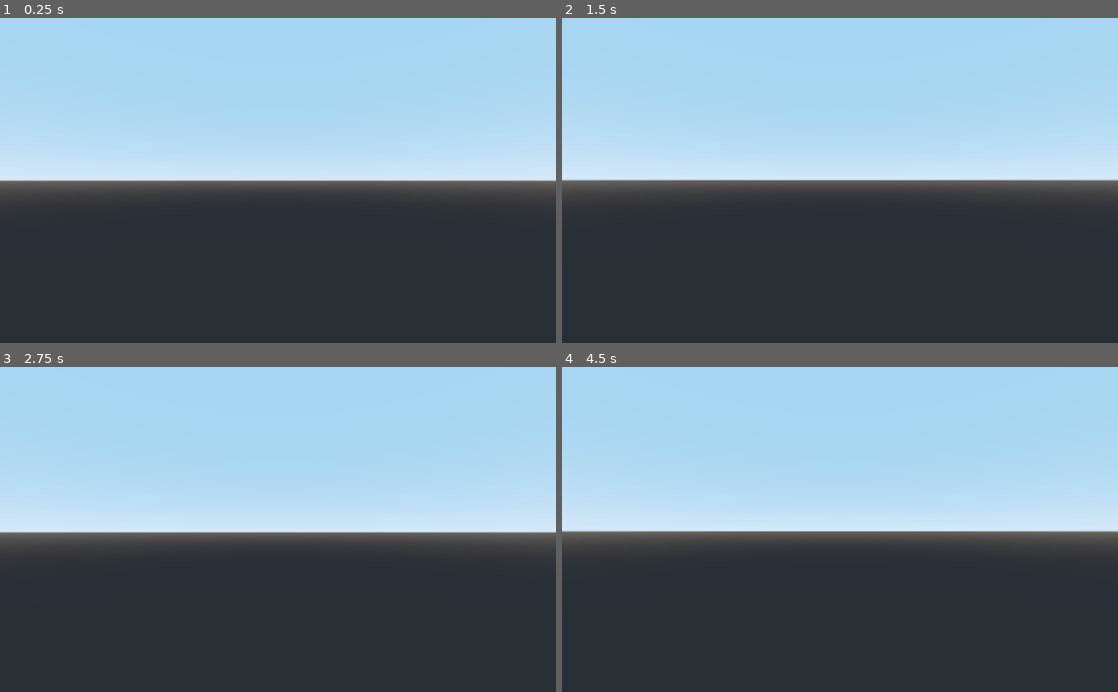
Above: before the commit, frames 1-4 (two rows, left to right).
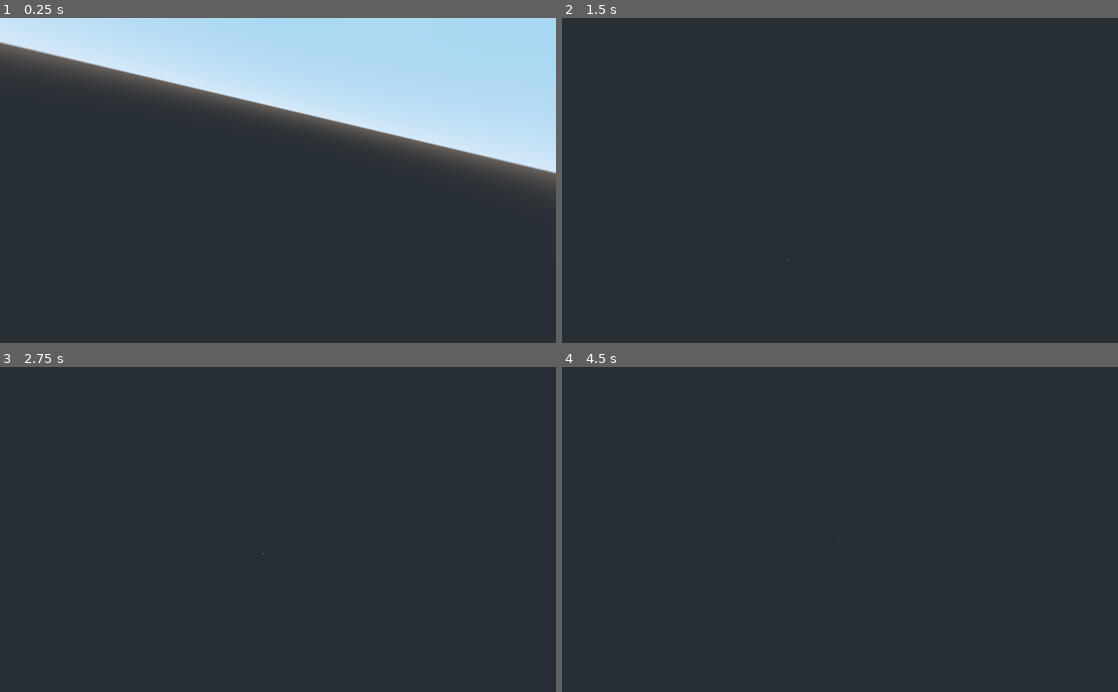
Above: after the commit, the same moments.

Repository: Di4ik3r/HowItEnds
Game: Godot game, scene res://scenes/simulation/Simulation.tscn
Two runs of this game, one before a commit and one after it. Both use one fixed random seed, a clock stepped at 60 frames per second and the inputs below. This scene is started directly instead of the project's main scene.
Inputs (mouse positions are in pixels of both pictures, inside the frame that each line leads up to):
- Up to frame 1 (0.25 s): no input
- Up to frame 2 (1.5 s): move the mouse to (867, 180) at 0.52 s; hold Shift (glide) 0.53-1.28 s; hold W (move_forward) from 0.53 s (still down); tap Space (jump) at 0.77 s; tap Enter at 1.25 s; move the mouse to (812, 180) at 1.27 s; tap Shift (glide) at 1.35 s
- Up to frame 3 (2.75 s): keep holding W (move_forward); tap Space (jump) at 1.52 s; move the mouse to (289, 523) at 2.02 s; hold Shift (glide) from 2.03 s (still down)
- Up to frame 4 (4.5 s): keep holding W (move_forward); tap Space (jump) at 2.75, 3.02, 3.77, 4.25 s; move the mouse to (834, 536) at 2.77 s; release Shift (glide) at 2.78 s; tap Shift (glide) at 2.85, 4.35 s; tap Enter at 3.5 s; move the mouse to (878, 532) at 3.52 s; hold Shift (glide) 3.53-4.28 s; move the mouse to (795, 526) at 4.27 s

The runs differ from the first frame. In frame 1, 33% of the frame differs, in the area x 0-100%, y 0-55%; in frame 2, 54%; in frame 3, 55%, in the area x 0-100%, y 0-58%; in frame 4, 54%.

Commit message:
fixed conflicts

Diff:
--- a/scenes/simulation/Simulation.tscn
+++ b/scenes/simulation/Simulation.tscn
@@ -1,37 +1,55 @@
-[gd_scene load_steps=6 format=2]
+[gd_scene load_steps=5 format=2]
 
 [ext_resource path="res://scenes/map/Map.tscn" type="PackedScene" id=1]
 [ext_resource path="res://scripts/simulation/Simulation.gd" type="Script" id=2]
-[ext_resource path="res://scripts/simulation/fp_camera/FirstPerson.gd" type="Script" id=3]
-
-[sub_resource type="CapsuleMesh" id=1]
-radius = 0.5
-mid_height = 1.5
-
-[sub_resource type="CapsuleShape" id=2]
-height = 1.5
+[ext_resource path="res://scenes/staff/CircleCamera.tscn" type="PackedScene" id=3]
+[ext_resource path="res://scenes/simulation/bot/tests/TestBotUI.tscn" type="PackedScene" id=4]
 
 [node name="Simulation" type="Spatial"]
 script = ExtResource( 2 )
 MapPath = NodePath("Map")
+CircleCameraPath = NodePath("CircleCamera")
+
+[node name="TestBotUI" parent="." instance=ExtResource( 4 )]
+visible = false
 
 [node name="Map" parent="." instance=ExtResource( 1 )]
 
-[node name="FirstPerson" type="KinematicBody" parent="."]
-transform = Transform( -0.00598646, 0, -0.999982, 0, 1, 0, 0.999982, 0, -0.00598646, 24.4869, 17.4677, 44.6278 )
-script = ExtResource( 3 )
+[node name="CircleCamera" parent="." instance=ExtResource( 3 )]
 
-[node name="MeshInstance" type="MeshInstance" parent="FirstPerson"]
-transform = Transform( 1, 0, 0, 0, -1.62921e-07, -1, 0, 1, -1.62921e-07, 0, 0, 0 )
-mesh = SubResource( 1 )
-material/0 = null
+[node name="BotHolder" type="Spatial" parent="."]
 
-[node name="CollisionShape" type="CollisionShape" parent="FirstPerson"]
-transform = Transform( 1, 0, 0, 0, -1.62921e-07, -1, 0, 1, -1.62921e-07, 0, 0, 0 )
-shape = SubResource( 2 )
+[node name="BotTimer" type="Timer" parent="."]
+wait_time = 0.034
+autostart = true
 
-[node name="Head" type="Spatial" parent="FirstPerson"]
-transform = Transform( 1, 0, 0, 0, 1, 0, 0, 0, 1, 0, 0.829203, 0 )
-
-[node name="FpsGameCamera" type="Camera" parent="FirstPerson/Head"]
-current = true
+[node name="BotSpawnTimer" type="Timer" parent="."]
+wait_time = 7.0
+autostart = true
+[connection signal="eat_bot_pressed" from="TestBotUI" to="." method="_on_TestBotUI_eat_bot_pressed"]
+[connection signal="eat_pressed" from="TestBotUI" to="." method="_on_TestBotUI_eat_pressed"]
+[connection signal="move_pressed" from="TestBotUI" to="." method="_on_TestBotUI_move_pressed"]
+[connection signal="reproduce_pressed" from="TestBotUI" to="." method="_on_TestBotUI_reproduce_pressed"]
+[connection signal="rotate_e_pressed" from="TestBotUI" to="." method="_on_TestBotUI_rotate_e_pressed"]
+[connection signal="rotate_en_pressed" from="TestBotUI" to="." method="_on_TestBotUI_rotate_en_pressed"]
+[connection signal="rotate_es_pressed" from="TestBotUI" to="." method="_on_TestBotUI_rotate_es_pressed"]
+[connection signal="rotate_n_pressed" from="TestBotUI" to="." method="_on_TestBotUI_rotate_n_pressed"]
+[connection signal="rotate_s_pressed" from="TestBotUI" to="." method="_on_TestBotUI_rotate_s_pressed"]
+[connection signal="rotate_w_pressed" from="TestBotUI" to="." method="_on_TestBotUI_rotate_w_pressed"]
+[connection signal="rotate_wn_pressed" from="TestBotUI" to="." method="_on_TestBotUI_rotate_wn_pressed"]
+[connection signal="rotate_ws_pressed" from="TestBotUI" to="." method="_on_TestBotUI_rotate_ws_pressed"]
+[connection signal="sense_pressed" from="TestBotUI" to="." method="_on_TestBotUI_sense_pressed"]
+[connection signal="skip_10_pressed" from="TestBotUI" to="." method="_on_TestBotUI_skip_10_pressed"]
+[connection signal="skip_1_pressed" from="TestBotUI" to="." method="_on_TestBotUI_skip_1_pressed"]
+[connection signal="skip_2_pressed" from="TestBotUI" to="." method="_on_TestBotUI_skip_2_pressed"]
+[connection signal="skip_3_pressed" from="TestBotUI" to="." method="_on_TestBotUI_skip_3_pressed"]
+[connection signal="skip_4_pressed" from="TestBotUI" to="." method="_on_TestBotUI_skip_4_pressed"]
+[connection signal="skip_5_pressed" from="TestBotUI" to="." method="_on_TestBotUI_skip_5_pressed"]
+[connection signal="skip_6_pressed" from="TestBotUI" to="." method="_on_TestBotUI_skip_6_pressed"]
+[connection signal="skip_7_pressed" from="TestBotUI" to="." method="_on_TestBotUI_skip_7_pressed"]
+[connection signal="skip_8_pressed" from="TestBotUI" to="." method="_on_TestBotUI_skip_8_pressed"]
+[connection signal="skip_9_pressed" from="TestBotUI" to="." method="_on_TestBotUI_skip_9_pressed"]
+[connection signal="spawn_bot_pressed" from="TestBotUI" to="." method="_on_TestBotUI_spawn_bot_pressed"]
+[connection signal="stay_pressed" from="TestBotUI" to="." method="_on_TestBotUI_stay_pressed"]
+[connection signal="timeout" from="BotTimer" to="." method="_on_BotTimer_timeout"]
+[connection signal="timeout" from="BotSpawnTimer" to="." method="_on_BotSpawnTimer_timeout"]
--- a/scripts/simulation/Simulation.gd
+++ b/scripts/simulation/Simulation.gd
@@ -2,13 +2,13 @@
 
 
 export(NodePath) var MapPath
-#export(NodePath) var CircleCameraPath
+export(NodePath) var CircleCameraPath
 
 var resource: MapExport = null setget _set_resource
 var bot_manager = BotManager.new()
 
 onready var Map = get_node(MapPath)
-#onready var CircleCamera = get_node(CircleCameraPath)
+onready var CircleCamera = get_node(CircleCameraPath)
 
 func _ready():
 	pass
@@ -21,7 +21,7 @@
 func _set_resource(value: MapExport) -> void:
 	resource = value
 	Map.resource = resource
-#	CircleCamera.update(resource)
+	CircleCamera.update(resource)
 
 	bot_manager.map_pos = Map.map_pos
 	bot_manager.map_type = Map.map_type
--- a/scripts/stuff/CircleCamera.gd
+++ b/scripts/stuff/CircleCamera.gd
@@ -44,4 +44,3 @@
 
 	circle_center = Vector3(a / 2, -20, b / 2)
 	PositionCenter.translation = circle_center
-"""
